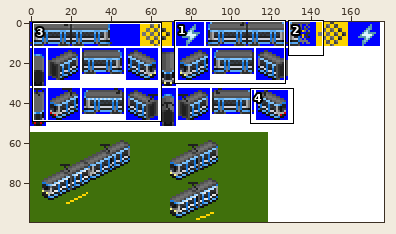
Sprite sheet -- gfx/Tram/Metrolink_T68.png. Above, an overview of the earlier version with the close-up marked.
Close-up. Before the edit:
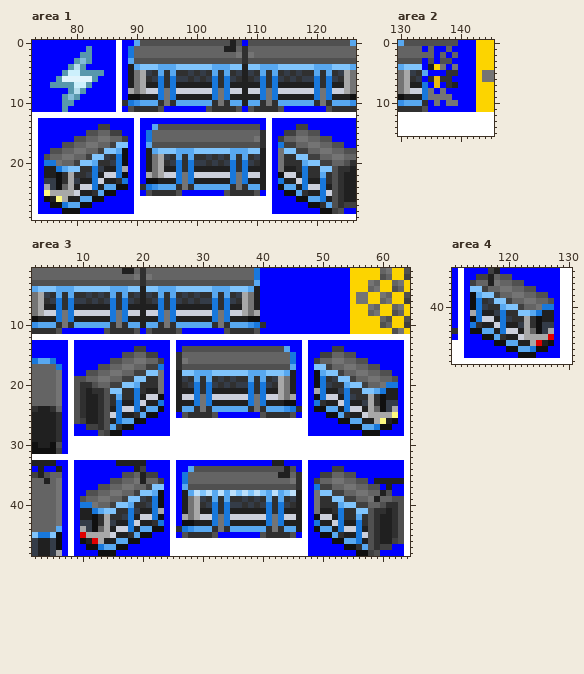
The file is 177x100 pixels. Shown: area 1: x 73..126, y 0..29; area 2: x 130..145, y 0..15; area 3: x 2..64, y 1..48; area 4: x 111..130, y 34..49. The commit also changed other parts of the picture, which this record leaves out.
And afterwards:
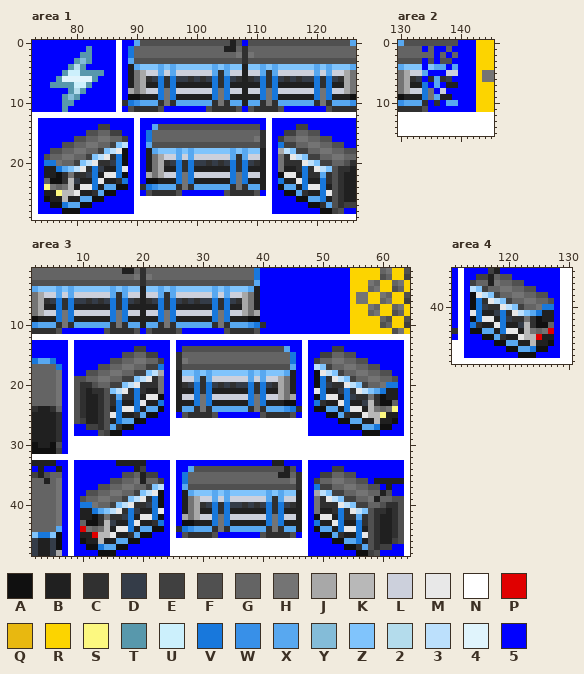
Palette (. is transparent): A #101010  B #202020  C #303030  D #343c48  E #404040  F #505050  G #646464  H #747474  J #a8a8a8  K #b8b8b8  L #ccd0dc  M #e8e8e8  N #ffffff  P #e00000  Q #e8b810  R #fcd400  S #fcf880  T #5898ac  U #ccf0fc  V #1878dc  W #3890e8  X #58a8f0  Y #84bcd8  Z #80c4fc  2 #b4dcec  3 #bce0fc  4 #e0f4fc  5 #0000ff
The edit:
Changed rows in their new state; - is an unchanged pixel.
Area 1:
first column x 92:
 4 ---Z--------Z-------Z--------Z---
 5 LL-L-LLLLLL---LL-LL---LLLLLL-L-LL
first column x 75:
17 -------------3----------------------------------
18 -----------3M----------Z--------Z------J3-------
19 ---------3M---------LL-L-LLLLLL---LL-----M3-----
20 -------3M----------------------------------M3---
21 -----3M------M-------------------------------M3-
22 ----H-----MM----------------------------MM------
23 GA--K----M--------------------------------M-----
24 SHGHK-MM------------------------------------MM--
25 BBSKKM-----------------------------------------M
26 --BK--------------------------------------------
Area 2:
first column x 132:
 4 ---ZXX-X
 5 LL----LL
 6 ----X-D-
 7 ----X-B-
 8 -----L--
 9 ----XBB-
10 ----C-XX
Area 3:
first column x 4:
 4 ---Z--------Z-------Z--------Z---
 5 LL-L-LLLLLL---LL-LL---LLLLLL-L-LL
first column x 15:
17 ----------------------------------3-------------
18 -------3J------Z--------Z----------M3-----------
19 -----3M-----LL---LLLLLL-L-LL---------M3---------
20 ---3M----------------------------------M3-------
21 -3M-------------------------------M------M3-----
22 ------MM----------------------------MM-----H----
23 -----M--------------------------------M----K--AG
24 --MM------------------------------------MM-KHGHS
25 M-----------------------------------------MKKSBB
26 --------------------------------------------KB--
first column x 10:
37 -------------3----------------------------------
38 -----------3M------Z-Z-Z-Z-Z-Z--Z--Z---J3-------
39 ---------3M---------LL-L-LLLLLL---LL-----M3-----
40 -------3M----------------------------------M3---
41 -----3M------M-------------------------------M3-
42 ----H-----MM----------------------------MM------
43 GA--K----M--------------------------------M-----
44 PHGHK-MM------------------------------------MM--
45 BBPKKM-----------------------------------------M
46 --BK--------------------------------------------
Area 4:
first column x 114:
37 3-------------
38 -M3-----------
39 ---M3---------
40 -----M3-------
41 M------M3-----
42 --MM-----H----
43 ----M----K--AG
44 ------MM-KHGHP
45 --------MKKPBB
46 ----------KB--
